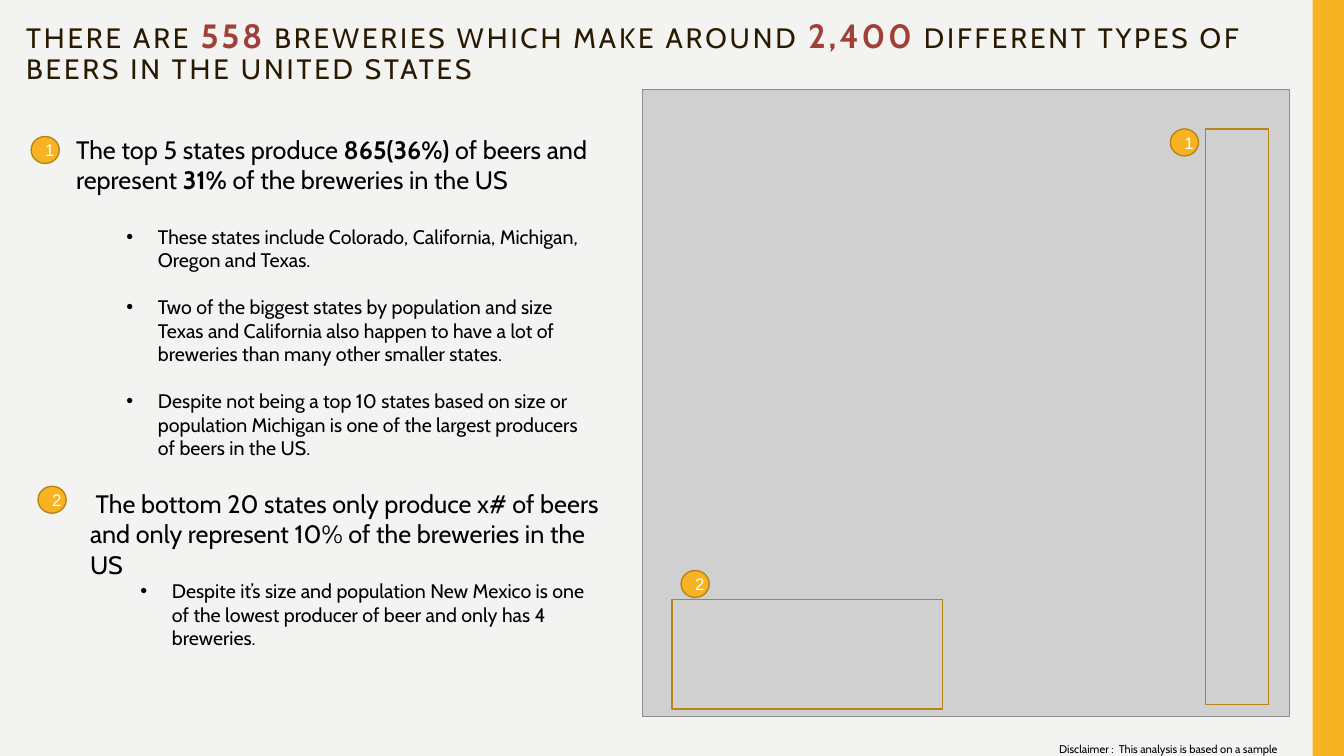
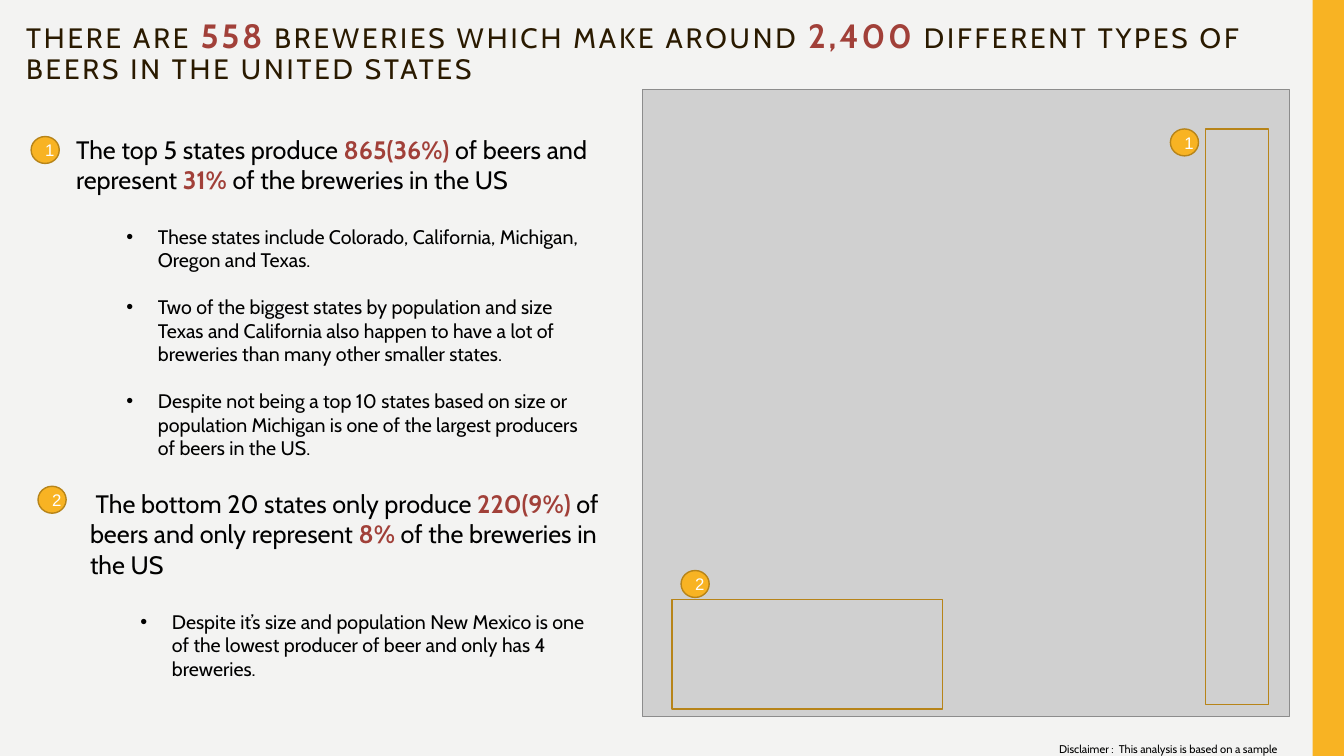
Before and after one commit to jbcroom/DS6306-MinerLeague-CaseStudies, a slide deck: slide 2 of MinerLeague Presentation.pptx. Drawn at 1344x756 pixels with LibreOffice and Linux fonts; fonts in the diff are those of the drawing; grey boxes stand for pictures. Boxes give left, top, right and bottom in pixels: in the first picture for what was removed or moved away, otherwise in the second. Text is boxed around its words. In the diff, an @@ line names an element or a change of style, - is before the commit and + after.

```diff
--- a/MinerLeague Presentation.pptx
+++ b/MinerLeague Presentation.pptx
@@ text at <box>76,140,587,195</box>: text colour #000000 to #A14039 in "865(36%) 31%" @@
@@ text at <box>90,494,598,575</box>: text changed @@
-The bottom 20 states only produce x# of beers and only represent 10% of the breweries in the US
+The bottom 20 states only produce 220(9%) of beers and only represent 8% of the breweries in the US
```
Also in this commit, not shown: 2 other slides changed, 2 slides added.
